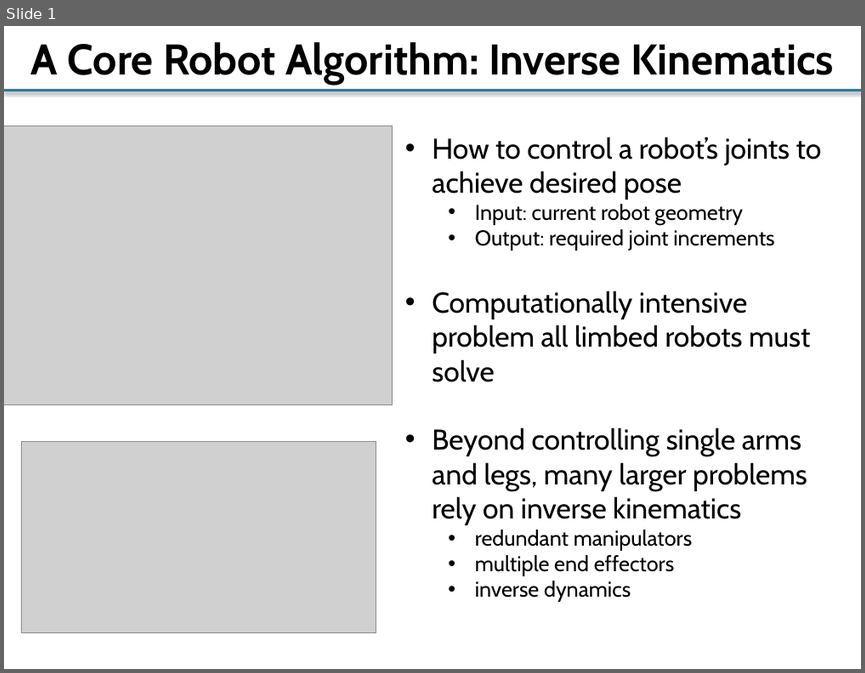
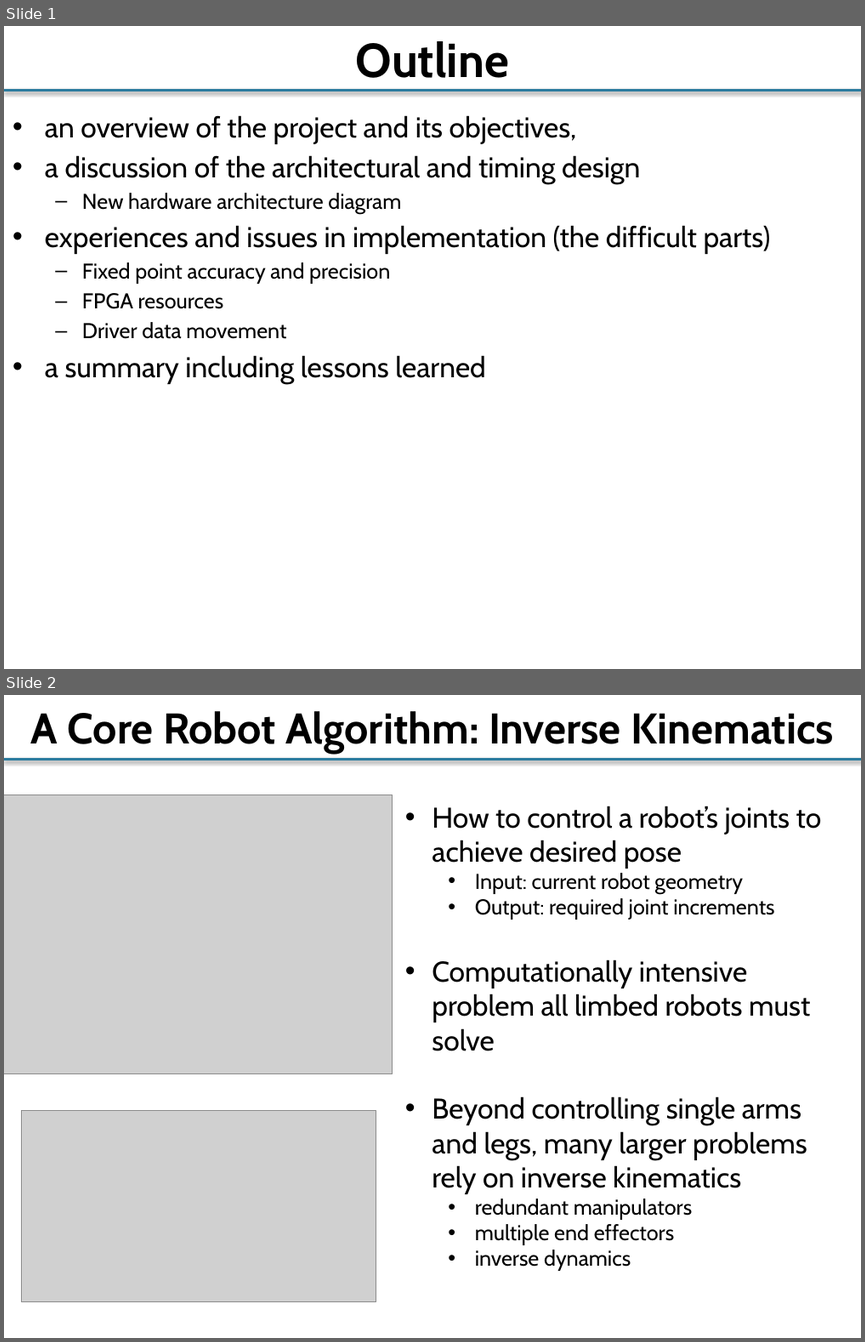
Before and after one commit to yipenghuang0302/csee4840_14, a slide deck: doc/talk/IKSwift.pptx. Shown one above the other, each under a label of ours: slide 1 before the commit, slides 1 and 2 after it. The pictures are 865x673 and 865x1342 pixels, drawn with LibreOffice and Linux fonts; fonts in the diff are those of the drawing; grey boxes stand for pictures. Boxes give left, top, right and bottom in pixels: in the first picture for what was removed or moved away, otherwise in the second. Text is boxed around its words. In the diff, an @@ line names an element or a change of style, - is before the commit and + after.

```diff
--- a/doc/talk/IKSwift.pptx
+++ b/doc/talk/IKSwift.pptx
@@ slide 1 added at [4,26,861,669], background #FFFFFF; not listed: 1 template element that a slide beside it also shows @@
@@ title added at [356,41,509,78], 40 pt, text #000000, bold @@
+Outline
@@ text added at [45,115,771,384], 24 pt, text #000000 @@
+• an overview of the project and its objectives,
+• a discussion of the architectural and timing design
+  – New hardware architecture diagram
+• experiences and issues in implementation (the difficult parts)
+  – Fixed point accuracy and precision
+  – FPGA resources
+  – Driver data movement
+• a summary including lessons learned
@@ what was slide 1 is now slide 2 @@
```
Also in this commit, not shown: 1 other file.
